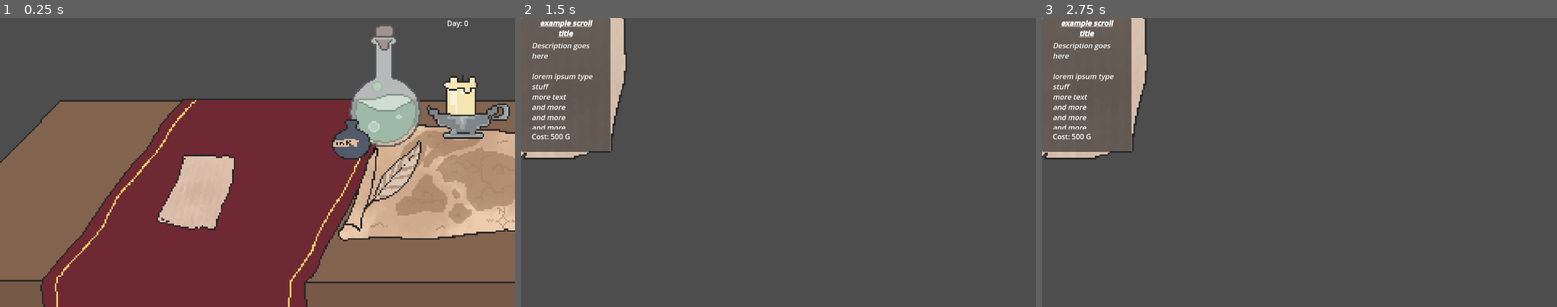
Above: before the commit, frames 1-3 (left to right).
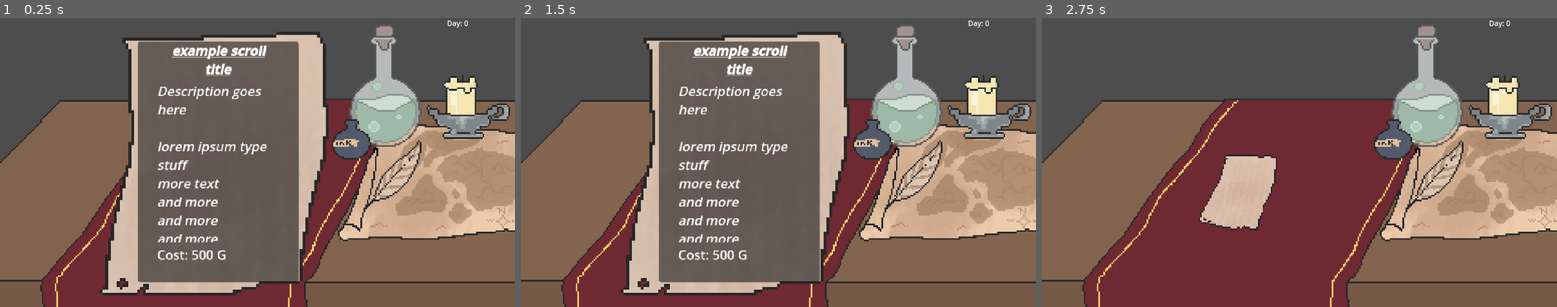
Above: after the commit, the same moments.

Repository: ellarekow/PSWGameJam
Game: Godot game, scene res://Scenes/game.tscn
The game is run twice, just before and just after one commit, with the same random seed, the same clock (stepped at 60 frames per second) and the same inputs.
Inputs (mouse positions are in pixels of both pictures, inside the frame that each line leads up to):
- Up to frame 1 (0.25 s): no input
- Up to frame 2 (1.5 s): tap Enter at 0.5 s; move the mouse to (891, 148) at 0.52 s; click (891, 148) at 0.67 s; tap Space at 1.25 s; move the mouse to (675, 176) at 1.27 s; click (675, 176) at 1.42 s
- Up to frame 3 (2.75 s): tap Enter at 2 s; move the mouse to (1351, 98) at 2.02 s; click (1351, 98) at 2.17 s

The runs differ from the first frame. In frame 1, 30% of the frame differs, in the area x 19-64%, y 4-96%; in frame 2, 62%; in frame 3, 74%, in the area x 0-100%, y 0-100%.

Commit message:
Scroll open and close in scene

Diff:
--- a/game/Scenes/game.tscn
+++ b/game/Scenes/game.tscn
@@ -1,9 +1,10 @@
-[gd_scene load_steps=6 format=3 uid="uid://bk0b86vg30kw8"]
+[gd_scene load_steps=7 format=3 uid="uid://bk0b86vg30kw8"]
 
 [ext_resource type="PackedScene" uid="uid://dqqktfusong5s" path="res://Scenes/day_counter_gui.tscn" id="1_wov1i"]
 [ext_resource type="Script" path="res://Scripts/day_counter_gui.gd" id="2_ibqg5"]
 [ext_resource type="Texture2D" uid="uid://dq3m4hgstkyu5" path="res://assets/Desk.png" id="3_lq53e"]
 [ext_resource type="Texture2D" uid="uid://bgsmmd63nepja" path="res://assets/LittlePaper.png" id="4_16yxl"]
+[ext_resource type="PackedScene" uid="uid://cx2rdkuytwmpb" path="res://Scenes/Scroll.tscn" id="4_vyhdh"]
 [ext_resource type="Script" path="res://Scripts/scroll.gd" id="5_r1owe"]
 
 [node name="Game" type="Node2D"]
@@ -25,3 +26,12 @@
 scale = Vector2(3.598, 3.598)
 texture = ExtResource("4_16yxl")
 script = ExtResource("5_r1owe")
+
+[node name="Scroll2" parent="Scroll" instance=ExtResource("4_vyhdh")]
+z_index = 2
+texture_filter = 1
+offset_left = -36.4091
+offset_top = -94.219
+offset_right = -36.4091
+offset_bottom = -94.219
+scale = Vector2(0.5, 0.5)
--- a/game/Scripts/scroll.gd
+++ b/game/Scripts/scroll.gd
@@ -1,5 +1,7 @@
 extends Node2D
+
+@onready var scrollSprite = $Scroll2
 
 func _input(event):
 	if event is InputEventMouseButton and event.pressed and event.button_index == MOUSE_BUTTON_LEFT:
-		get_tree().change_scene_to_file("res://Scenes/Scroll.tscn")
+		scrollSprite.visible = !scrollSprite.visible
